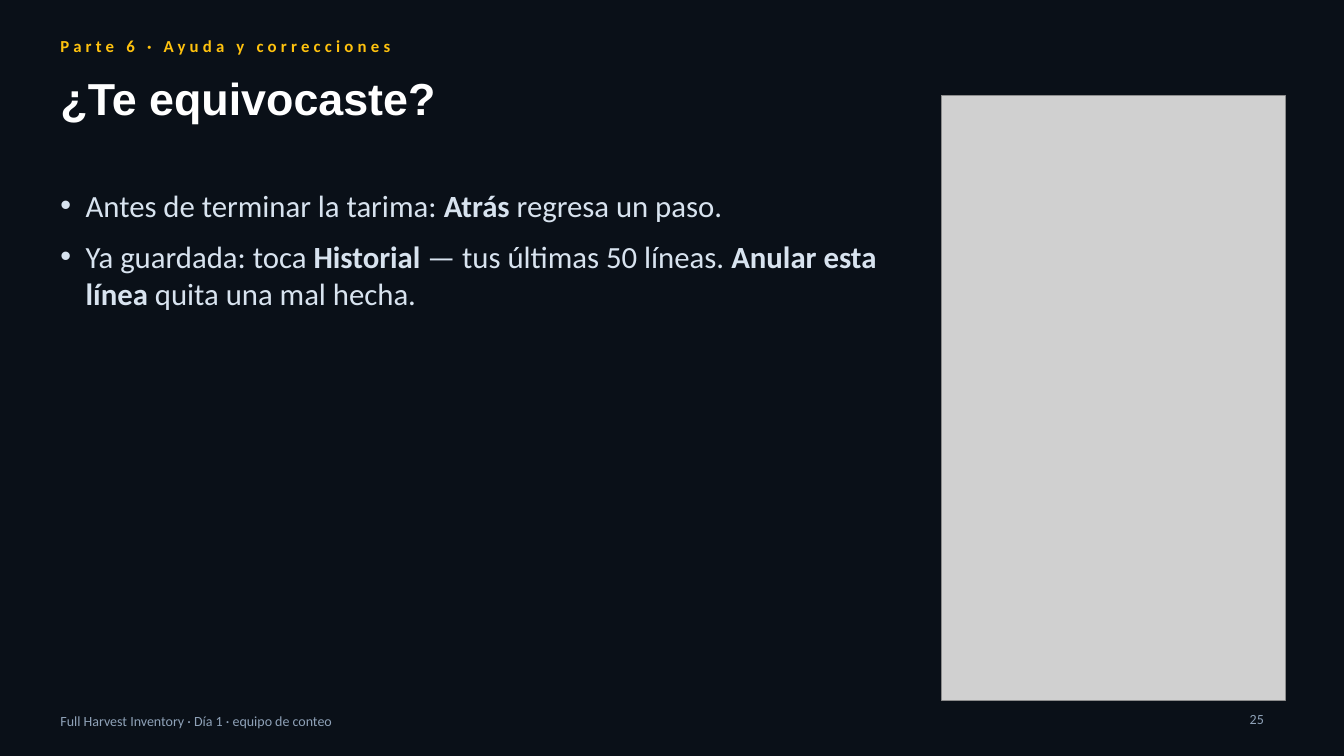
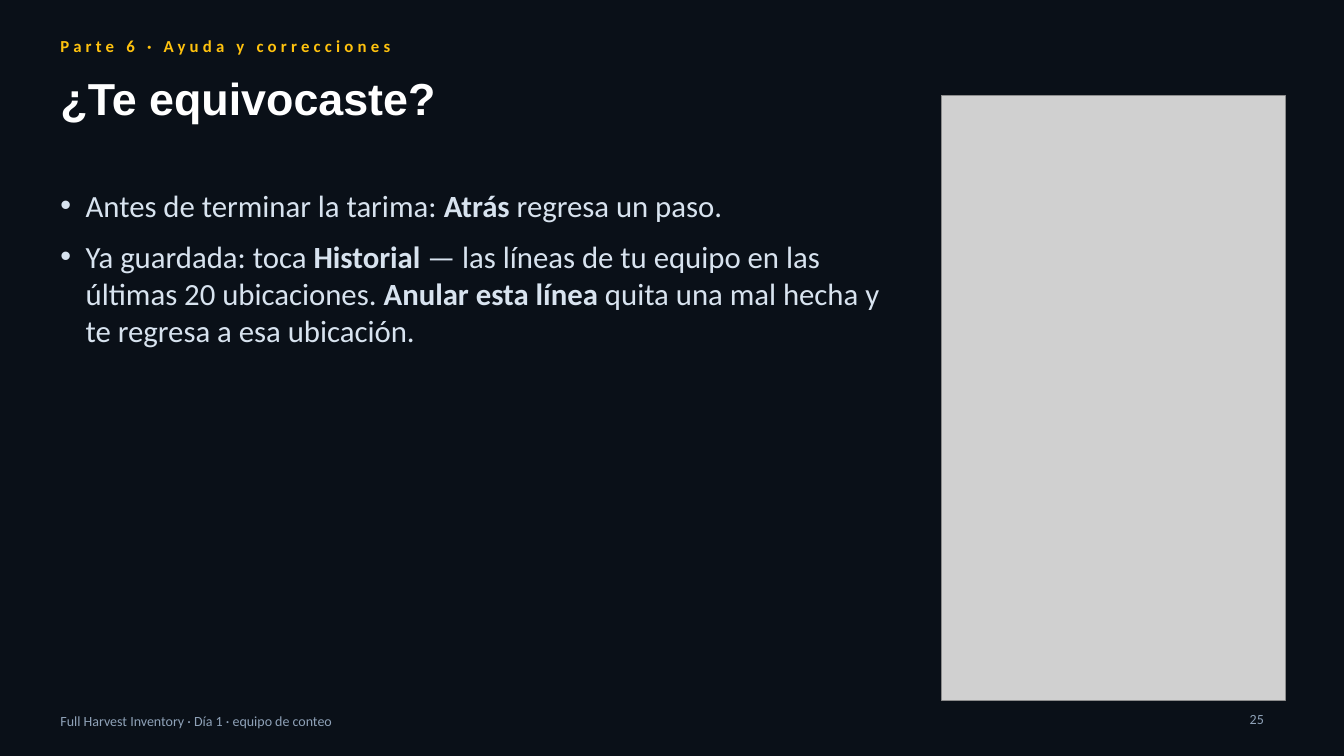
Before and after one commit to hankalf/physical-inv-app, a slide deck: slide 25 of docs/training/scanner-training-full-es.pptx. Drawn at 1344x756 pixels with LibreOffice and Linux fonts; fonts in the diff are those of the drawing; grey boxes stand for pictures. Boxes give left, top, right and bottom in pixels: in the first picture for what was removed or moved away, otherwise in the second. Text is boxed around its words. In the diff, an @@ line names an element or a change of style, - is before the commit and + after.

```diff
--- a/docs/training/scanner-training-full-es.pptx
+++ b/docs/training/scanner-training-full-es.pptx
@@ text at (x1=86, y1=246, x2=879, y2=348): text changed @@
-• Ya guardada: toca Historial — tus últimas 50 líneas. Anular esta línea quita una mal hecha.
+• Ya guardada: toca Historial — las líneas de tu equipo en las últimas 20 ubicaciones. Anular esta línea quita una mal hecha y te regresa a esa ubicación.
```
Also in this commit, not shown: 55 other files.
